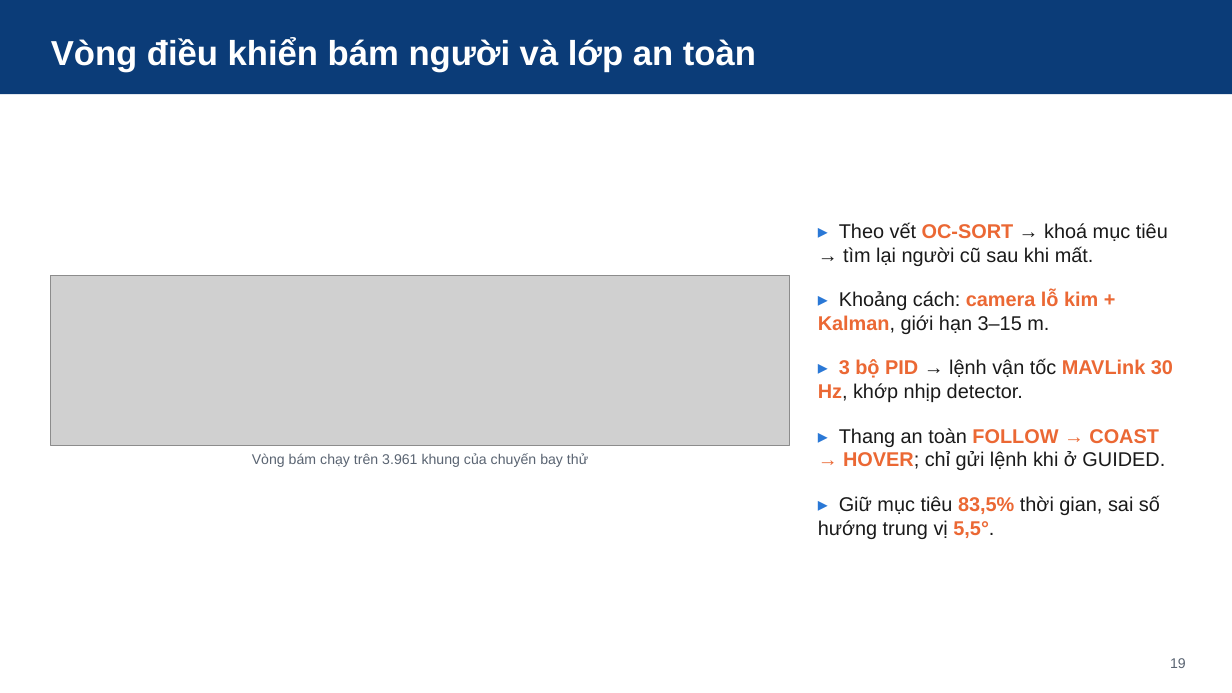
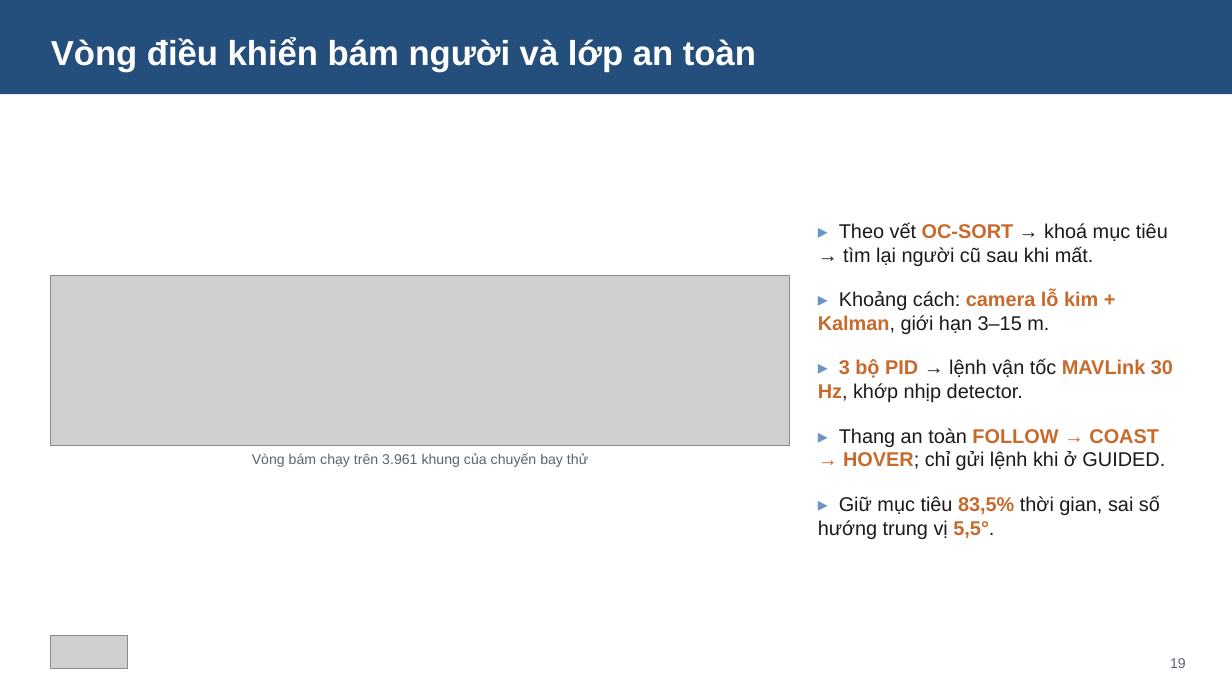
Before and after one commit to NhanHuynh2006/Drone_Following, a slide deck: slide 19 of nckh_SV2026-474/slides/SteadyDet-N_nghiem_thu_nhe.pptx. Drawn at 1232x693 pixels with LibreOffice and Linux fonts; fonts in the diff are those of the drawing; grey boxes stand for pictures. Boxes give left, top, right and bottom in pixels: in the first picture for what was removed or moved away, otherwise in the second. Text is boxed around its words. In the diff, an @@ line names an element or a change of style, - is before the commit and + after.

```diff
--- a/nckh_SV2026-474/slides/SteadyDet-N_nghiem_thu_nhe.pptx
+++ b/nckh_SV2026-474/slides/SteadyDet-N_nghiem_thu_nhe.pptx
@@ rectangle "Vòng điều khiển bám người ..." at <box>0,0,1232,94</box>: fill #0B3C78 to #244E7C @@
@@ text "▸ Theo vết OC-SORT → ..." at <box>818,222,1173,539</box>: text colour #2A78D6 to #6B95C5 in "▸", "▸", "▸", "▸" and 1 more places; text colour #EB6834 to #C86A2C in "OC-SORT", "camera lỗ kim + Kalman,", "3 bộ PID MAVLink 30 Hz,", "FOLLOW → COAST → HOVER;" and 1 more places @@
@@ picture added at <box>51,636,128,669</box> @@
```
Also in this commit, not shown: 24 other slides changed, 23 other files.
